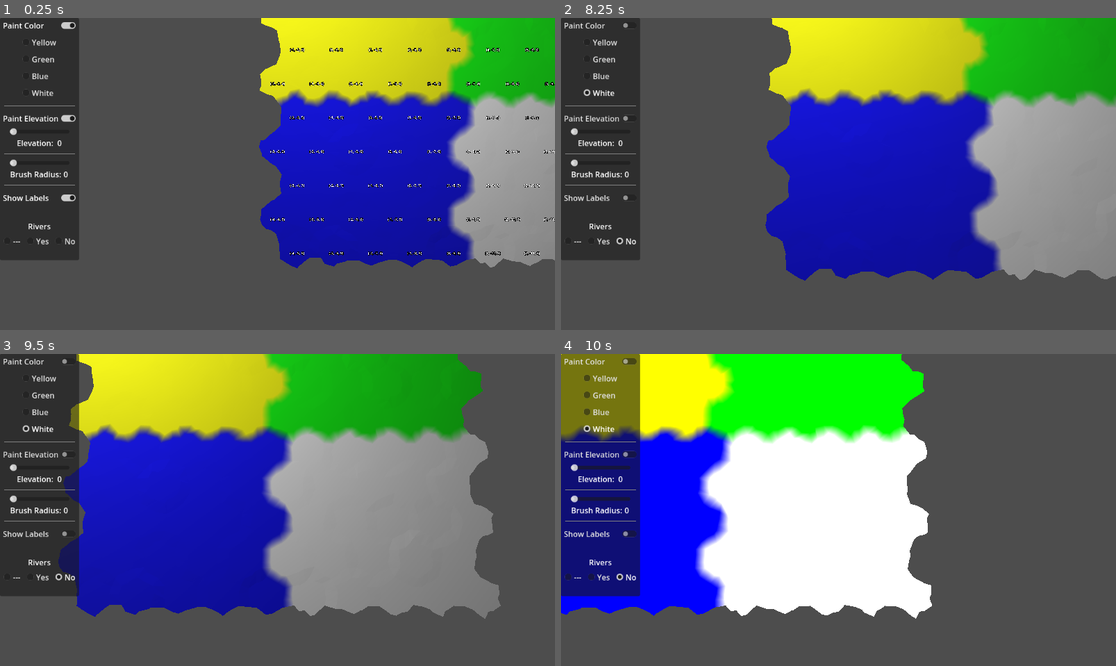
Above: before the commit, frames 1-4 (two rows, left to right).
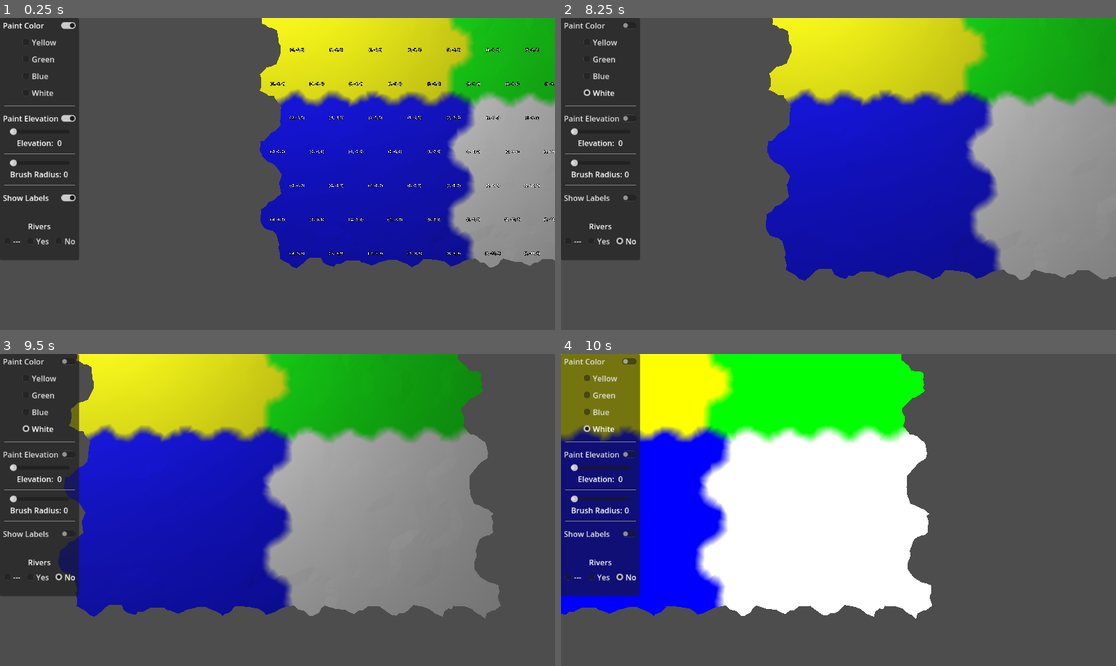
Above: after the commit, the same moments.

Repository: davepruitt/hex_map_godot
Game: Godot game, scene res://main.tscn
Two runs of this game, one before a commit and one after it. Both use one fixed random seed, a clock stepped at 60 frames per second and the inputs below.
Inputs (mouse positions are in pixels of both pictures, inside the frame that each line leads up to):
- Up to frame 1 (0.25 s): no input
- Up to frame 2 (8.25 s): click "Paint Color" at 0.5 s; click "Yellow" at 1.25 s; click "Green" at 2 s; click "Blue" at 2.75 s; click "White" at 3.5 s; click "Paint Elevation" at 4.25 s; click "Show Labels" at 5 s; click "---" at 5.75 s; click "Yes" at 6.5 s; click "No" at 7.25 s; tap Enter at 8 s; move the mouse to (960, 158) at 8.02 s; hold Right (ui_right) from 8.03 s (still down); tap Z at 8.1 s; click (960, 158) at 8.17 s
- Up to frame 3 (9.5 s): release Right (ui_right) at 8.75 s; drag from (166, 525) to (249, 572) at 8.77 s
- Up to frame 4 (10 s): tap Space at 9.5 s; move the mouse to (894, 441) at 9.52 s; hold Right (ui_right) from 9.53 s (still down); tap P at 9.6 s

The runs differ from the first frame. In frame 1, less than 0.1% of the frame differs, in the area x 46-98%, y 0-81%; in frame 2, 0.1%; in frame 3, 0.2%, in the area x 10-91%, y 0-85%; in frame 4, 0.1%.

Commit message:
Updating the code to begin altering the hex mesh to create river channels. This is completed through section 3.3 of tutorial 6.

Diff:
--- a/hex_project_godot/edge_vertices.gd
+++ b/hex_project_godot/edge_vertices.gd
@@ -10,15 +10,18 @@
 
 var v4: Vector3 = Vector3.ZERO
 
+var v5: Vector3 = Vector3.ZERO
+
 #endregion
 
 #region Constructor
 
 func _init(corner1: Vector3, corner2: Vector3) -> void:
 	v1 = corner1
-	v2 = corner1.lerp(corner2, 1.0 / 3.0)
-	v3 = corner1.lerp(corner2, 2.0 / 3.0)
-	v4 = corner2
+	v2 = corner1.lerp(corner2, 0.25)
+	v3 = corner1.lerp(corner2, 0.5)
+	v4 = corner1.lerp(corner2, 0.75)
+	v5 = corner2
 
 #endregion
 
@@ -31,6 +34,7 @@
 	result.v2 = HexMetrics.terrace_lerp(a.v2, b.v2, step)
 	result.v3 = HexMetrics.terrace_lerp(a.v3, b.v3, step)
 	result.v4 = HexMetrics.terrace_lerp(a.v4, b.v4, step)
+	result.v5 = HexMetrics.terrace_lerp(a.v5, b.v5, step)
 
 	return result
 
--- a/hex_project_godot/hex_cell.gd
+++ b/hex_project_godot/hex_cell.gd
@@ -115,6 +115,11 @@
 	get:
 		return (_has_incoming_river != _has_outgoing_river)
 
+## This property indicates the y-position of the stream bed for this hex cell
+var stream_bed_y: float:
+	get:
+		return ((_elevation + HexMetrics.STREAM_BED_ELEVATION_OFFSET) * HexMetrics.ELEVATION_STEP)
+
 #endregion
 
 #region Overrides
--- a/hex_project_godot/hex_mesh.gd
+++ b/hex_project_godot/hex_mesh.gd
@@ -62,6 +62,9 @@
 		center + HexMetrics.get_second_solid_corner(direction)
 	)
 
+	if (cell.has_river_through_edge(direction)):
+		edge_vertices.v3.y = cell.stream_bed_y
+
 	_triangulate_edge_fan(st, center, edge_vertices, cell.hex_color)
 
 	#Add connections to other hex cells
@@ -118,8 +121,11 @@
 
 	var e2: EdgeVertices = EdgeVertices.new(
 		e1.v1 + bridge,
-		e1.v4 + bridge
+		e1.v5 + bridge
 	)
+
+	if (cell.has_river_through_edge(direction)):
+		e2.v3.y = neighbor_cell.stream_bed_y
 
 	if (cell.get_edge_type_from_direction(direction) == Enums.HexEdgeType.Slope):
 		_triangulate_edge_terraces(st, e1, cell, e2, neighbor_cell)
@@ -130,18 +136,18 @@
 	var next_direction = HexDirectionsClass.next(direction)
 	var next_neighbor = cell.get_neighbor(next_direction)
 	if (direction <= HexDirectionsClass.HexDirections.E) and (next_neighbor != null):
-		var v5: Vector3 = e1.v4 + HexMetrics.get_bridge(next_direction)
+		var v5: Vector3 = e1.v5 + HexMetrics.get_bridge(next_direction)
 		v5.y = next_neighbor.position.y
 
 		if (cell.elevation <= neighbor_cell.elevation):
 			if (cell.elevation <= next_neighbor.elevation):
-				_triangulate_corner(st, e1.v4, cell, e2.v4, neighbor_cell, v5, next_neighbor)
+				_triangulate_corner(st, e1.v5, cell, e2.v5, neighbor_cell, v5, next_neighbor)
 			else:
-				_triangulate_corner(st, v5, next_neighbor, e1.v4, cell, e2.v4, neighbor_cell)
+				_triangulate_corner(st, v5, next_neighbor, e1.v5, cell, e2.v5, neighbor_cell)
 		elif (neighbor_cell.elevation <= next_neighbor.elevation):
-			_triangulate_corner(st, e2.v4, neighbor_cell, v5, next_neighbor, e1.v4, cell)
+			_triangulate_corner(st, e2.v5, neighbor_cell, v5, next_neighbor, e1.v5, cell)
 		else:
-			_triangulate_corner(st, v5, next_neighbor, e1.v4, cell, e2.v4, neighbor_cell)
+			_triangulate_corner(st, v5, next_neighbor, e1.v5, cell, e2.v5, neighbor_cell)
 
 func _triangulate_edge_terraces (st: SurfaceTool,
 	begin: EdgeVertices, begin_cell: HexCell,
@@ -288,6 +294,7 @@
 	_add_perturbed_triangle(st, center, edge.v2, edge.v1, color, color, color)
 	_add_perturbed_triangle(st, center, edge.v3, edge.v2, color, color, color)
 	_add_perturbed_triangle(st, center, edge.v4, edge.v3, color, color, color)
+	_add_perturbed_triangle(st, center, edge.v5, edge.v4, color, color, color)
 
 func _triangulate_edge_strip (st: SurfaceTool,
 	e1: EdgeVertices, c1: Color, e2: EdgeVertices, c2: Color) -> void:
@@ -295,13 +302,13 @@
 	_add_perturbed_quad(st, e1.v1, e1.v2, e2.v1, e2.v2, c1, c1, c2, c2)
 	_add_perturbed_quad(st, e1.v2, e1.v3, e2.v2, e2.v3, c1, c1, c2, c2)
 	_add_perturbed_quad(st, e1.v3, e1.v4, e2.v3, e2.v4, c1, c1, c2, c2)
+	_add_perturbed_quad(st, e1.v4, e1.v5, e2.v4, e2.v5, c1, c1, c2, c2)
 
 func _perturb (pos: Vector3) -> Vector3:
 	#Get a 4D noise sample
 	var sample: Vector4 = HexMetrics.sample_noise(pos * HexMetrics.CELL_PERTURB_POSITION_MULTIPLIER)
 
 	pos.x += (sample.x * 2.0 - 1.0) * HexMetrics.CELL_PERTURB_STRENGTH
-	#pos.y += (sample.y * 2.0 - 1.0) * HexMetrics.CELL_PERTURB_STRENGTH
 	pos.z += (sample.z * 2.0 - 1.0) * HexMetrics.CELL_PERTURB_STRENGTH
 
 	return pos
--- a/hex_project_godot/hex_metrics.gd
+++ b/hex_project_godot/hex_metrics.gd
@@ -40,6 +40,8 @@
 const CHUNK_SIZE_X: int = 5
 
 const CHUNK_SIZE_Z: int = 5
+
+const STREAM_BED_ELEVATION_OFFSET: float = -0.1
 
 #endregion
 
